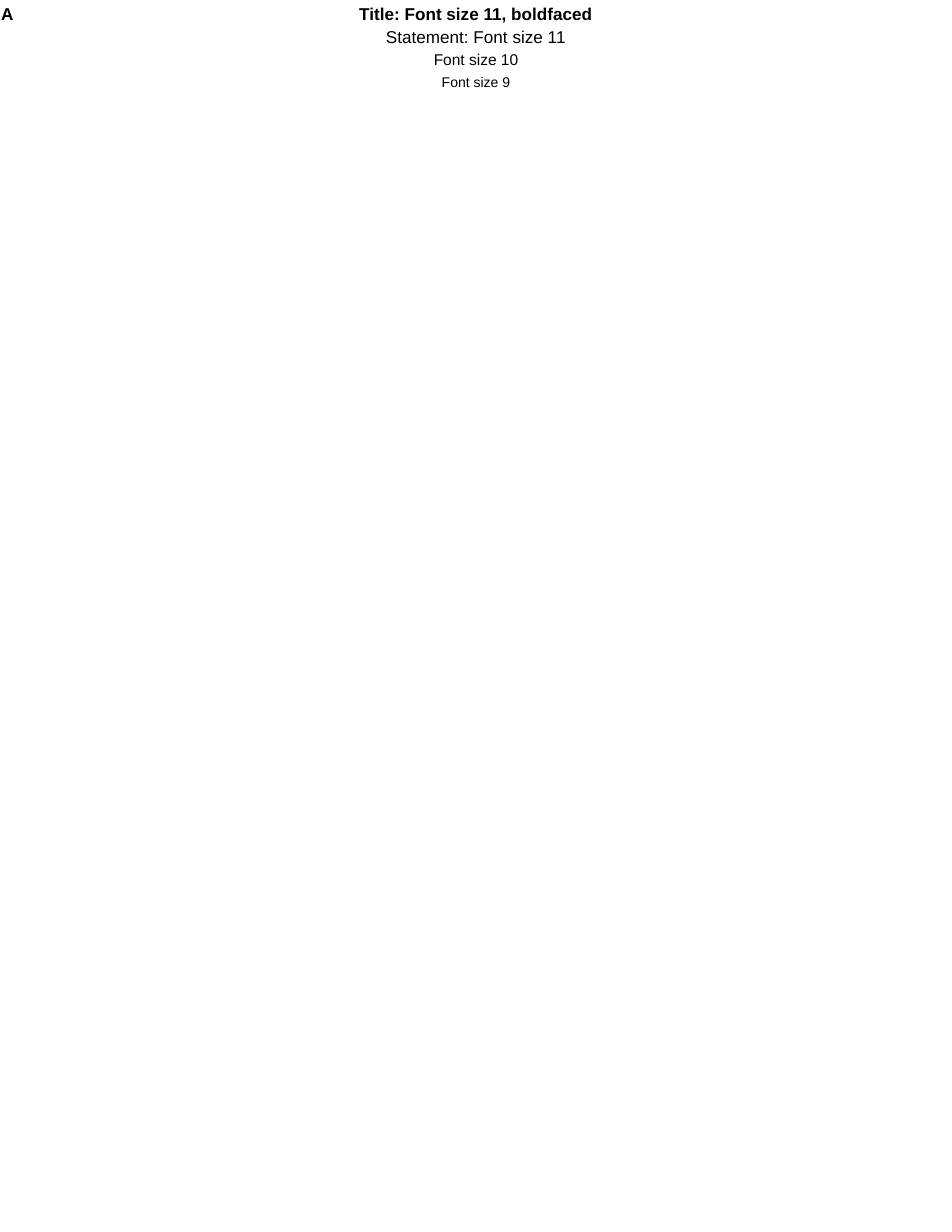
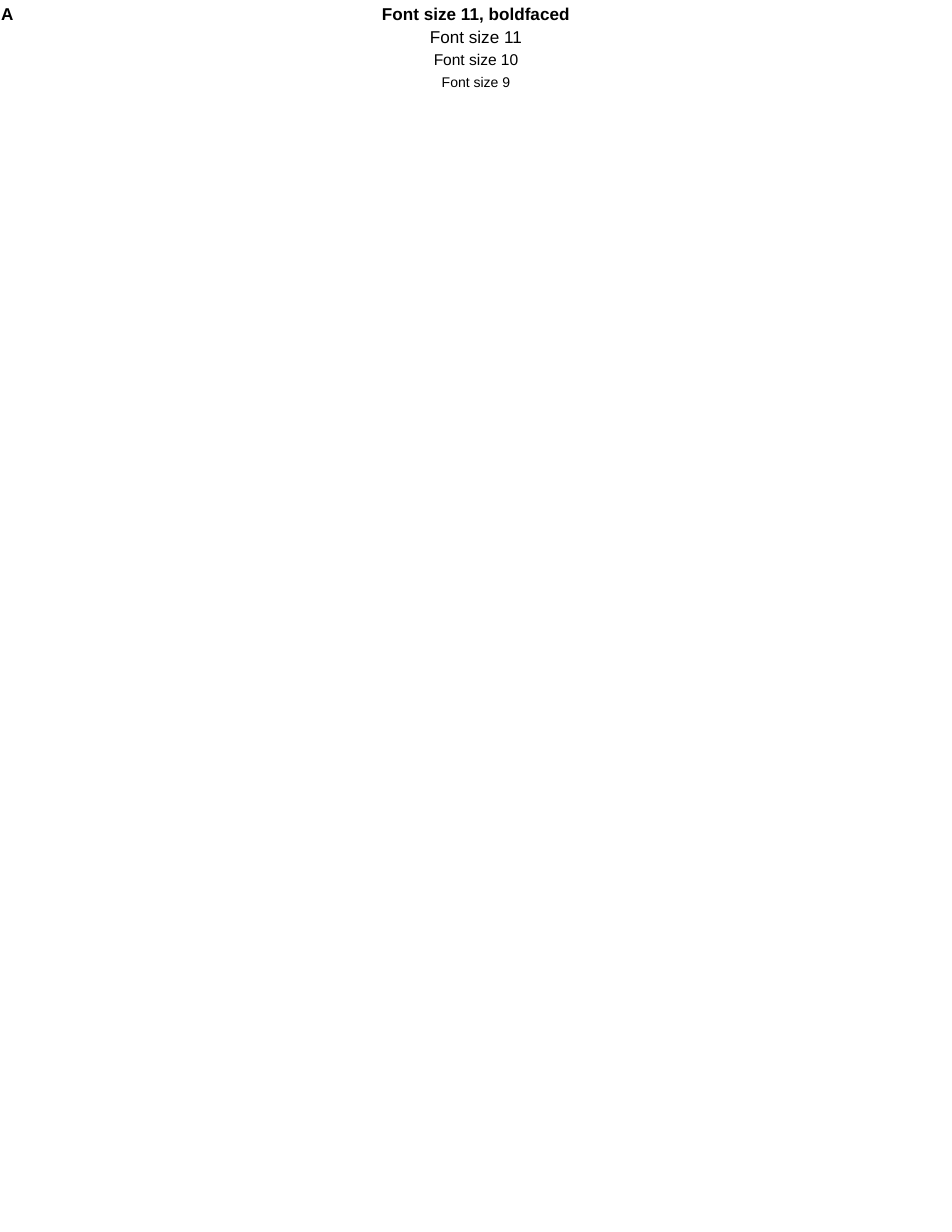
Before and after one commit to yyou1996/yyou1996.github.io, a slide deck: slide 2 of files/figures.pptx. Drawn at 952x1232 pixels with LibreOffice and Linux fonts; fonts in the diff are those of the drawing. Boxes give left, top, right and bottom in pixels: in the first picture for what was removed or moved away, otherwise in the second. Text is boxed around its words. In the diff, an @@ line names an element or a change of style, - is before the commit and + after.

```diff
--- a/files/figures.pptx
+++ b/files/figures.pptx
@@ text at bbox=[382, 7, 570, 23]: text changed @@
-Title: Font size 11, boldfaced
+Font size 11, boldfaced
@@ text at bbox=[430, 30, 522, 43]: text changed @@
-Statement: Font size 11
+Font size 11
```
Also in this commit, not shown: 1 other slide changed.
